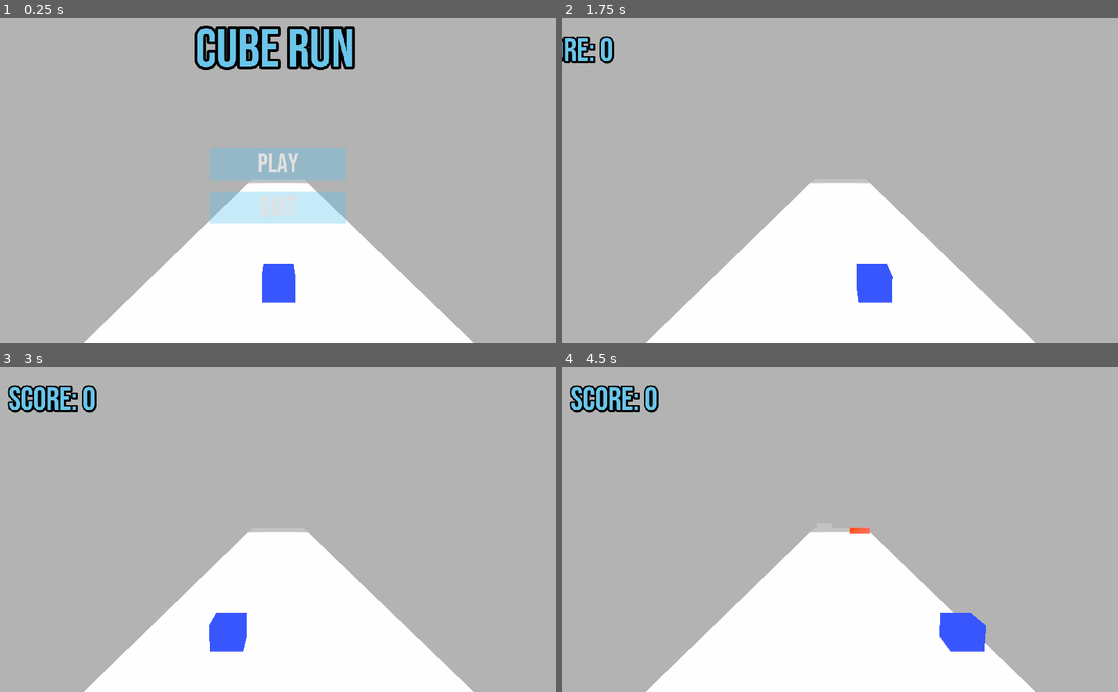
Above: before the commit, frames 1-4 (two rows, left to right).
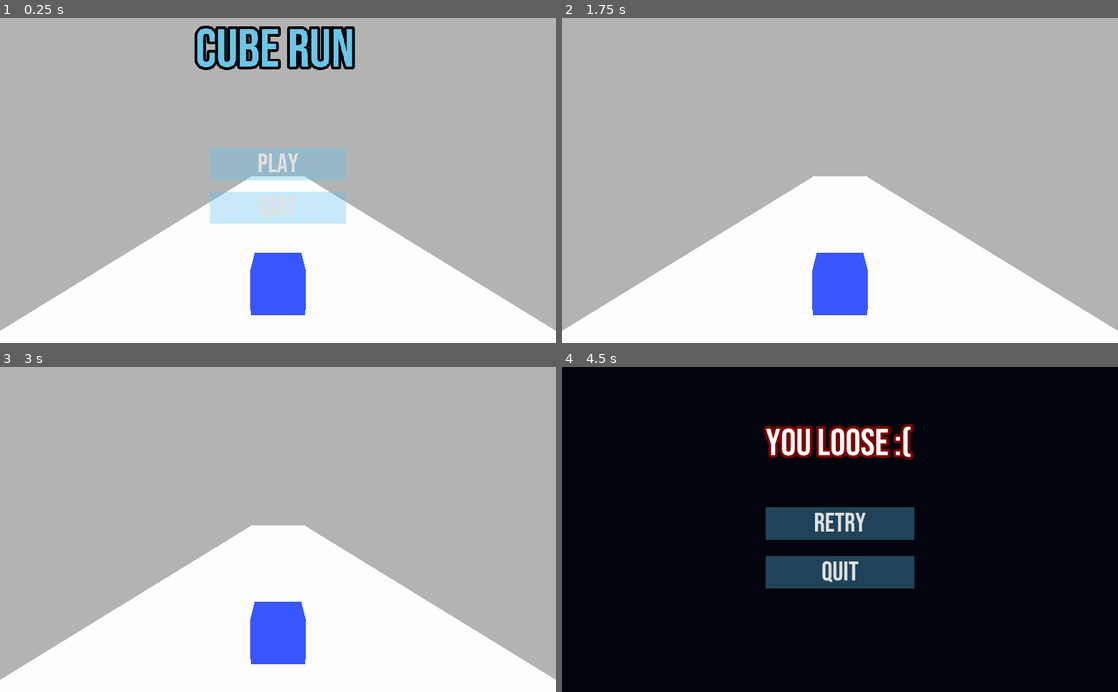
Above: after the commit, the same moments.

Repository: CrealStudio/Godot-Brackeys
Game: Godot game, scene res://scenes/World.tscn
Two runs of this game, one before a commit and one after it. Both use one fixed random seed, a clock stepped at 60 frames per second and the inputs below.
Inputs (mouse positions are in pixels of both pictures, inside the frame that each line leads up to):
- Up to frame 1 (0.25 s): no input
- Up to frame 2 (1.75 s): click "PLAY" at 0.5 s; tap Enter at 1.25 s; hold D (right) from 1.28 s (still down)
- Up to frame 3 (3 s): release D (right) at 2.03 s; hold A (left) 2.03-2.75 s; click (266, 529) at 2.75 s, where only the run after the commit has a clickable "HARD"
- Up to frame 4 (4.5 s): hold D (right) from 3.53 s (still down)

The runs differ from the first frame. In frame 1, 11% of the frame differs, in the area x 0-100%, y 48-100%; in frame 2, 13%; in frame 3, 14%; in frame 4, 99%, in the area x 0-100%, y 0-100%.

Commit message:
difficulty select and changes

Diff:
--- a/Bracckeys but godot/project.godot
+++ b/Bracckeys but godot/project.godot
@@ -17,6 +17,11 @@
 [autoload]
 
 Global="*res://scripts/Global.gd"
+
+[display]
+
+window/stretch/mode="viewport"
+window/stretch/aspect="keep"
 
 [input]
 
--- a/Bracckeys but godot/scenes/HitObjects.tscn
+++ b/Bracckeys but godot/scenes/HitObjects.tscn
@@ -16,7 +16,6 @@
 emission_on_uv2 = false
 
 [sub_resource type="BoxShape" id=4]
-extents = Vector3( 0.9, 0.9, 0.9 )
 
 [node name="HitObjects" type="KinematicBody" groups=["HitObjects"]]
 script = ExtResource( 1 )
--- a/Bracckeys but godot/scenes/World.tscn
+++ b/Bracckeys but godot/scenes/World.tscn
@@ -18,7 +18,6 @@
 background_energy = 0.0
 ambient_light_color = Color( 0.980392, 0.980392, 0.980392, 1 )
 ambient_light_energy = 3.31
-fog_enabled = true
 fog_color = Color( 0.764706, 0.768627, 0.768627, 1 )
 fog_sun_color = Color( 0.964706, 0.654902, 0.168627, 1 )
 fog_depth_begin = 80.0
@@ -52,6 +51,157 @@
 outline_color = Color( 0, 0, 0, 1 )
 font_data = ExtResource( 5 )
 
+[sub_resource type="DynamicFont" id=10]
+size = 50
+font_data = ExtResource( 5 )
+
+[sub_resource type="StyleBoxFlat" id=13]
+bg_color = Color( 0.152941, 0.72549, 0.980392, 0.780392 )
+border_width_left = 5
+border_width_top = 5
+border_width_right = 5
+border_width_bottom = 5
+border_color = Color( 0, 0, 0, 1 )
+expand_margin_left = 50.0
+expand_margin_right = 50.0
+expand_margin_top = 40.0
+expand_margin_bottom = 40.0
+
+[sub_resource type="StyleBoxFlat" id=12]
+bg_color = Color( 0.0156863, 0.996078, 0.92549, 0.258824 )
+border_width_left = 5
+border_width_top = 5
+border_width_right = 5
+border_width_bottom = 5
+border_color = Color( 0, 0, 0, 1 )
+expand_margin_left = 40.0
+expand_margin_right = 40.0
+expand_margin_top = 30.0
+expand_margin_bottom = 30.0
+
+[sub_resource type="StyleBoxFlat" id=14]
+bg_color = Color( 0.152941, 0.72549, 0.980392, 0.847059 )
+
+[sub_resource type="Theme" id=15]
+Button/constants/hseparation = 90
+Button/fonts/font = SubResource( 10 )
+Button/styles/hover = SubResource( 13 )
+Button/styles/normal = SubResource( 12 )
+Button/styles/pressed = SubResource( 14 )
+
+[sub_resource type="StyleBoxFlat" id=27]
+bg_color = Color( 0.619608, 0.737255, 0.133333, 0.819608 )
+border_width_left = 5
+border_width_top = 5
+border_width_right = 5
+border_width_bottom = 5
+border_color = Color( 0, 0, 0, 1 )
+expand_margin_left = 50.0
+expand_margin_right = 50.0
+expand_margin_top = 40.0
+expand_margin_bottom = 40.0
+
+[sub_resource type="StyleBoxFlat" id=18]
+bg_color = Color( 0.803922, 1, 0, 0.337255 )
+border_width_left = 5
+border_width_top = 5
+border_width_right = 5
+border_width_bottom = 5
+border_color = Color( 0, 0, 0, 1 )
+expand_margin_left = 40.0
+expand_margin_right = 40.0
+expand_margin_top = 30.0
+expand_margin_bottom = 30.0
+
+[sub_resource type="StyleBoxFlat" id=28]
+bg_color = Color( 0.619608, 0.737255, 0.133333, 0.745098 )
+border_width_left = 5
+border_width_top = 5
+border_width_right = 5
+border_width_bottom = 5
+border_color = Color( 0, 0, 0, 1 )
+expand_margin_left = 40.0
+expand_margin_right = 40.0
+expand_margin_top = 30.0
+expand_margin_bottom = 30.0
+
+[sub_resource type="DynamicFont" id=16]
+size = 50
+font_data = ExtResource( 5 )
+
+[sub_resource type="Theme" id=17]
+default_font = SubResource( 16 )
+Button/styles/hover = SubResource( 27 )
+Button/styles/normal = SubResource( 18 )
+Button/styles/pressed = SubResource( 28 )
+
+[sub_resource type="DynamicFont" id=22]
+size = 40
+font_data = ExtResource( 5 )
+
+[sub_resource type="StyleBoxFlat" id=29]
+bg_color = Color( 0.643137, 0.0156863, 0.0156863, 0.713726 )
+border_width_left = 5
+border_width_top = 5
+border_width_right = 5
+border_width_bottom = 5
+border_color = Color( 0, 0, 0, 1 )
+expand_margin_left = 50.0
+expand_margin_right = 50.0
+expand_margin_top = 40.0
+expand_margin_bottom = 40.0
+
+[sub_resource type="StyleBoxFlat" id=19]
+bg_color = Color( 1, 0, 0, 0.286275 )
+border_width_left = 5
+border_width_top = 5
+border_width_right = 5
+border_width_bottom = 5
+border_color = Color( 0.027451, 0.027451, 0.027451, 1 )
+expand_margin_left = 40.0
+expand_margin_right = 40.0
+expand_margin_top = 30.0
+expand_margin_bottom = 30.0
+
+[sub_resource type="StyleBoxFlat" id=30]
+bg_color = Color( 1, 0, 0, 0.494118 )
+border_width_left = 5
+border_width_top = 5
+border_width_right = 5
+border_width_bottom = 5
+border_color = Color( 0, 0, 0, 1 )
+expand_margin_left = 50.0
+expand_margin_right = 50.0
+expand_margin_top = 40.0
+expand_margin_bottom = 40.0
+
+[sub_resource type="DynamicFont" id=20]
+font_data = ExtResource( 5 )
+
+[sub_resource type="Theme" id=21]
+default_font = SubResource( 20 )
+Button/fonts/font = SubResource( 22 )
+Button/styles/hover = SubResource( 29 )
+Button/styles/normal = SubResource( 19 )
+Button/styles/pressed = SubResource( 30 )
+
+[sub_resource type="DynamicFont" id=25]
+size = 90
+font_data = ExtResource( 5 )
+
+[sub_resource type="StyleBoxFlat" id=26]
+bg_color = Color( 0, 0, 0, 0 )
+
+[sub_resource type="DynamicFont" id=23]
+size = 70
+font_data = ExtResource( 5 )
+
+[sub_resource type="Theme" id=24]
+default_font = SubResource( 23 )
+Label/colors/font_color = Color( 0.858824, 0.0235294, 0.0235294, 1 )
+Label/fonts/font = SubResource( 25 )
+Label/styles/normal = SubResource( 26 )
+
 [node name="World" type="Spatial"]
 script = ExtResource( 3 )
 HitObjects = ExtResource( 4 )
@@ -60,7 +210,7 @@
 transform = Transform( 1.2, 0, 0, 0, 1, 0, 0, 0, 1, 0, 1.5, 7.75616 )
 
 [node name="Camera" type="Camera" parent="."]
-transform = Transform( 1, 0, 0, 0, 0.993657, 0.112457, 0, -0.112457, 0.993657, -0.0388412, 11.1737, 24.4079 )
+transform = Transform( 1, 0, 0, 0, 0.996195, 0.0871557, 0, -0.0871557, 0.996195, 0, 7.25803, 18.3747 )
 current = true
 script = ExtResource( 8 )
 
@@ -103,8 +253,6 @@
 
 [node name="CollisionShape" type="CollisionShape" parent="Wall2"]
 shape = SubResource( 4 )
-
-[node name="ScoreTimer" type="Timer" parent="."]
 
 [node name="MainMenu" type="CanvasLayer" parent="."]
 pause_mode = 2
@@ -139,16 +287,16 @@
 
 [node name="Play" type="Button" parent="MainMenu/Control/VBoxContainer"]
 margin_right = 250.0
-margin_bottom = 60.0
+margin_bottom = 70.0
 size_flags_vertical = 2
 size_flags_stretch_ratio = 0.0
 theme = ExtResource( 6 )
 text = "PLAY"
 
 [node name="Quit" type="Button" parent="MainMenu/Control/VBoxContainer"]
-margin_top = 80.0
+margin_top = 90.0
 margin_right = 250.0
-margin_bottom = 140.0
+margin_bottom = 160.0
 theme = ExtResource( 6 )
 text = "QUIT"
 
@@ -164,7 +312,63 @@
 
 [node name="Tween" type="Tween" parent="MainMenu"]
 
+[node name="ChooseMode" type="Control" parent="MainMenu"]
+anchor_left = 0.5
+anchor_top = 0.5
+anchor_right = 0.5
+anchor_bottom = 0.5
+margin_left = -20.0
+margin_top = -1200.0
+margin_right = 20.0
+margin_bottom = -1160.0
+
+[node name="HBoxContainer" type="HBoxContainer" parent="MainMenu/ChooseMode"]
+anchor_left = 0.5
+anchor_top = 0.5
+anchor_right = 0.5
+anchor_bottom = 0.5
+margin_left = -300.5
+margin_top = -35.0
+margin_right = 300.5
+margin_bottom = 35.0
+custom_constants/separation = 150
+
+[node name="EASY" type="Button" parent="MainMenu/ChooseMode/HBoxContainer"]
+margin_right = 87.0
+margin_bottom = 70.0
+theme = SubResource( 15 )
+text = "EASY"
+
+[node name="HARD" type="Button" parent="MainMenu/ChooseMode/HBoxContainer"]
+margin_left = 237.0
+margin_right = 328.0
+margin_bottom = 70.0
+theme = SubResource( 17 )
+text = "HARD"
+
+[node name="EXPERT" type="Button" parent="MainMenu/ChooseMode/HBoxContainer"]
+margin_left = 478.0
+margin_right = 580.0
+margin_bottom = 70.0
+theme = SubResource( 21 )
+text = "Expert"
+
+[node name="SelectDifficulty" type="Label" parent="MainMenu/ChooseMode"]
+anchor_left = 0.462
+anchor_top = -4.5
+anchor_right = 0.462
+anchor_bottom = -4.5
+margin_left = -265.48
+margin_top = -45.0
+margin_right = 247.52
+margin_bottom = 63.0
+theme = SubResource( 24 )
+text = "SELECT DIFFICULTY"
+
 [connection signal="timeout" from="SpawnPoints/Timer" to="." method="_on_Timer_timeout"]
 [connection signal="body_entered" from="DelArea" to="." method="_on_Area2_body_entered"]
 [connection signal="pressed" from="MainMenu/Control/VBoxContainer/Play" to="MainMenu" method="_on_Play_pressed"]
 [connection signal="pressed" from="MainMenu/Control/VBoxContainer/Quit" to="MainMenu" method="_on_Quit_pressed"]
+[connection signal="pressed" from="MainMenu/ChooseMode/HBoxContainer/EASY" to="MainMenu" method="_on_EASY_pressed"]
+[connection signal="pressed" from="MainMenu/ChooseMode/HBoxContainer/HARD" to="MainMenu" method="_on_HARD_pressed"]
+[connection signal="pressed" from="MainMenu/ChooseMode/HBoxContainer/EXPERT" to="MainMenu" method="_on_EXPERT_pressed"]
--- a/Bracckeys but godot/scripts/Global.gd
+++ b/Bracckeys but godot/scripts/Global.gd
@@ -2,5 +2,5 @@
 
 var score : int = 0
 var ObjSpeed : int = 20
-var SpawnTimer : float = 1
+var SpawnTimer : float = .5
 var player = null
--- a/Bracckeys but godot/scripts/HitObjects.gd
+++ b/Bracckeys but godot/scripts/HitObjects.gd
@@ -1,14 +1,12 @@
 extends KinematicBody
 
 var velocity : Vector3 = Vector3()
-var speed = Global.ObjSpeed
 
 func _physics_process(delta):
-	velocity.z = speed
+	velocity.z = Global.ObjSpeed
 	move_and_slide(velocity)
 
 func _on_Area_body_entered(body):
 	if body.is_in_group("Player"):
-		Global.player.fling()
-		get_tree().change_scene("res://scenes/World.tscn")
+		get_tree().change_scene("res://scenes/Ui.tscn")
 		Global.score = 0
--- a/Bracckeys but godot/scripts/MainMenu.gd
+++ b/Bracckeys but godot/scripts/MainMenu.gd
@@ -2,11 +2,12 @@
 
 var can_pause : bool = true
 onready var MainMenu : Control = $Control
-onready var ScoreLabel : Label = $ScoreLabel
+onready var ScoreLabel = $ScoreLabel
 onready var PlayBtn : Button = $Control/VBoxContainer/Play
 onready var QuitBtn : Button = $Control/VBoxContainer/Quit
 onready var GameName : Label = $Control/NameLabel
 onready var tween : Tween = $Tween
+onready var ChooseUi = $ChooseMode
 var TweenTime  : float = .8
 
 func _ready():
@@ -30,18 +31,51 @@
 
 	tween.interpolate_property(GameName, "rect_position:y", 0, -1000, TweenTime, Tween.TRANS_LINEAR, Tween.EASE_OUT)
 
-	$Tween.start()
+	tween.start()
 
-	yield(get_tree().create_timer(1), "timeout")
+	yield(get_tree().create_timer(.4), "timeout")
 
+	ChooseUi.visible = true
+
+	tween.interpolate_property(ChooseUi,"rect_position:y", -900, 280, TweenTime, Tween.TRANS_LINEAR, Tween.EASE_IN_OUT)
+
+	tween.start()
+
+
+func _on_Quit_pressed():
+	get_tree().quit()
+
+func start_game():
 	if get_tree().paused:
 		resume()
 		MainMenu.visible = false
 
+		tween.interpolate_property(ScoreLabel, "rect_position:x", -500, 16, .5, Tween.TRANS_BOUNCE, Tween.EASE_IN_OUT)
 
-		tween.interpolate_property(ScoreLabel, "rect_position:x", -500, 16, .5, Tween.TRANS_BOUNCE, Tween.EASE_OUT)
+		tween.start()
 
 
+func _on_EASY_pressed():
+	start_game()
+	Global.SpawnTimer = 1
 
-func _on_Quit_pressed():
-	get_tree().quit()
+	ChooseUi.visible = false
+
+	tween.interpolate_property(ChooseUi,"rect_position:y", 280, -900, TweenTime, Tween.TRANS_LINEAR, Tween.EASE_IN_OUT)
+
+func _on_EXPERT_pressed():
+	start_game()
+	Global.SpawnTimer = .7
+
+	ChooseUi.visible = false
+
+	tween.interpolate_property(ChooseUi,"rect_position:y", 280, -900, TweenTime, Tween.TRANS_LINEAR, Tween.EASE_IN_OUT)
+
+func _on_HARD_pressed():
+	start_game()
+	Global.SpawnTimer = .4
+	Global.ObjSpeed = 100
+
+	ChooseUi.visible = false
+
+	tween.interpolate_property(ChooseUi,"rect_position:y", 280, -900, TweenTime, Tween.TRANS_LINEAR, Tween.EASE_IN_OUT)
--- a/Bracckeys but godot/scripts/Player.gd
+++ b/Bracckeys but godot/scripts/Player.gd
@@ -21,9 +21,3 @@
 func _on_Area_body_entered(body):
 	if body.is_in_group("HitObjects"):
 		Global.score += 1
-
-
-func fling():
-	rotation_degrees.x = rand_range(30,120)
-	rotation_degrees.z = rand_range(30,120)
-	rotation_degrees.y = rand_range(30,120)
--- a/Bracckeys but godot/scripts/World.gd
+++ b/Bracckeys but godot/scripts/World.gd
@@ -6,10 +6,19 @@
 onready var spawn2 : Node = $SpawnPoints/P2
 onready var spawn3 : Node = $SpawnPoints/P3
 onready var SpawnTimer : Node = $SpawnPoints/Timer
+onready var mesh = $Floor/MeshInstance
+
+func _process(delta):
+	if Global.score > 10:
+
+		var material = mesh.get_surface_material(0)
+		material.albedo_color = Color(255,20,147)
+		mesh.set_surface_material(0, material)
+
+		Global.SpawnTimer = .1
 
 func _ready():
-	SpawnTimer.wait_time = Global.SpawnTimer
-	SpawnTimer.start()
+	SpawnTimer.start(Global.SpawnTimer)
 
 func spawnObjects():
 	var Blocks = HitObjects.instance()
@@ -17,7 +26,7 @@
 	var spawn_choices = [spawn1, spawn2, spawn3]
 	var i = randi() % spawn_choices.size()
 	Blocks.global_transform = spawn_choices[i].global_transform
-	Blocks.scale.x = rand_range(1, 4)
+	Blocks.scale.x = rand_range(2, 4)
 
 func _on_Timer_timeout():
 	spawnObjects()
Not shown: 1 places in Bracckeys but godot/scenes/World.tscn that only renumber resources
